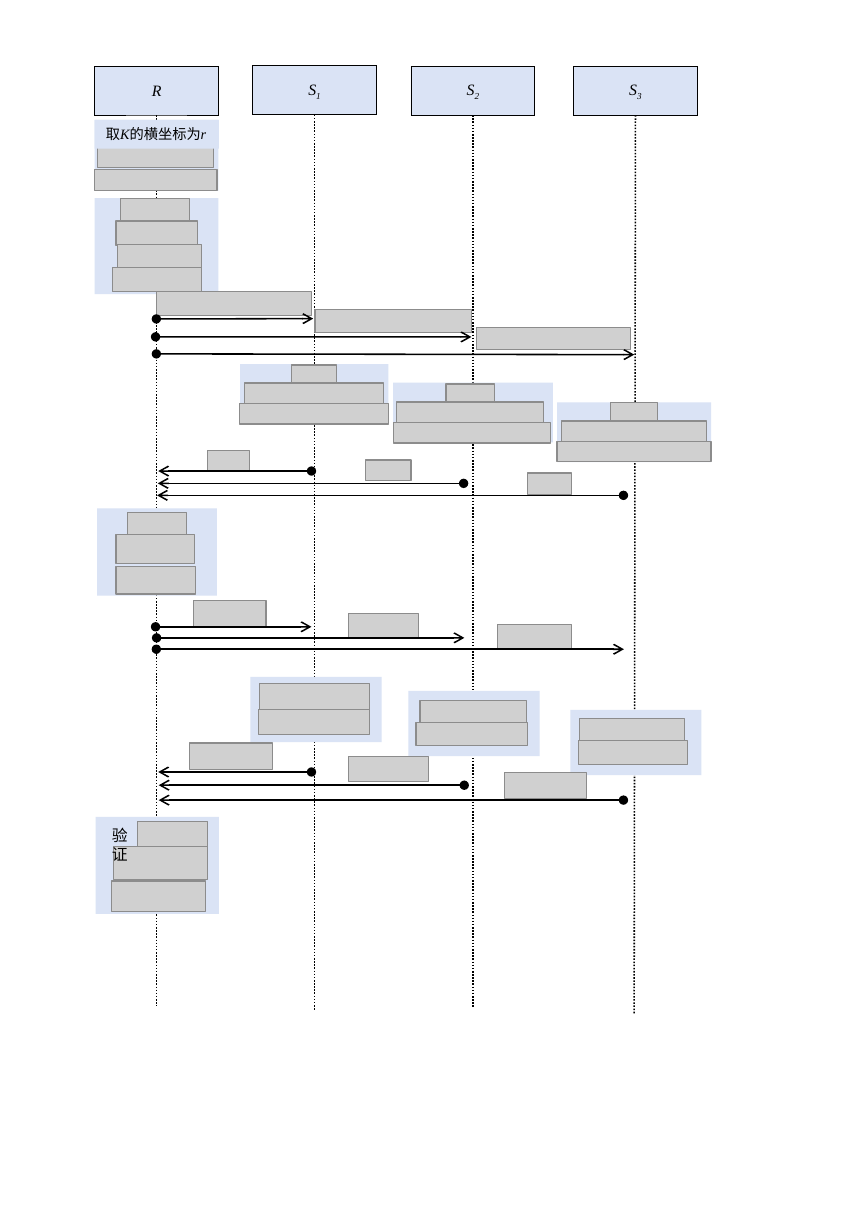
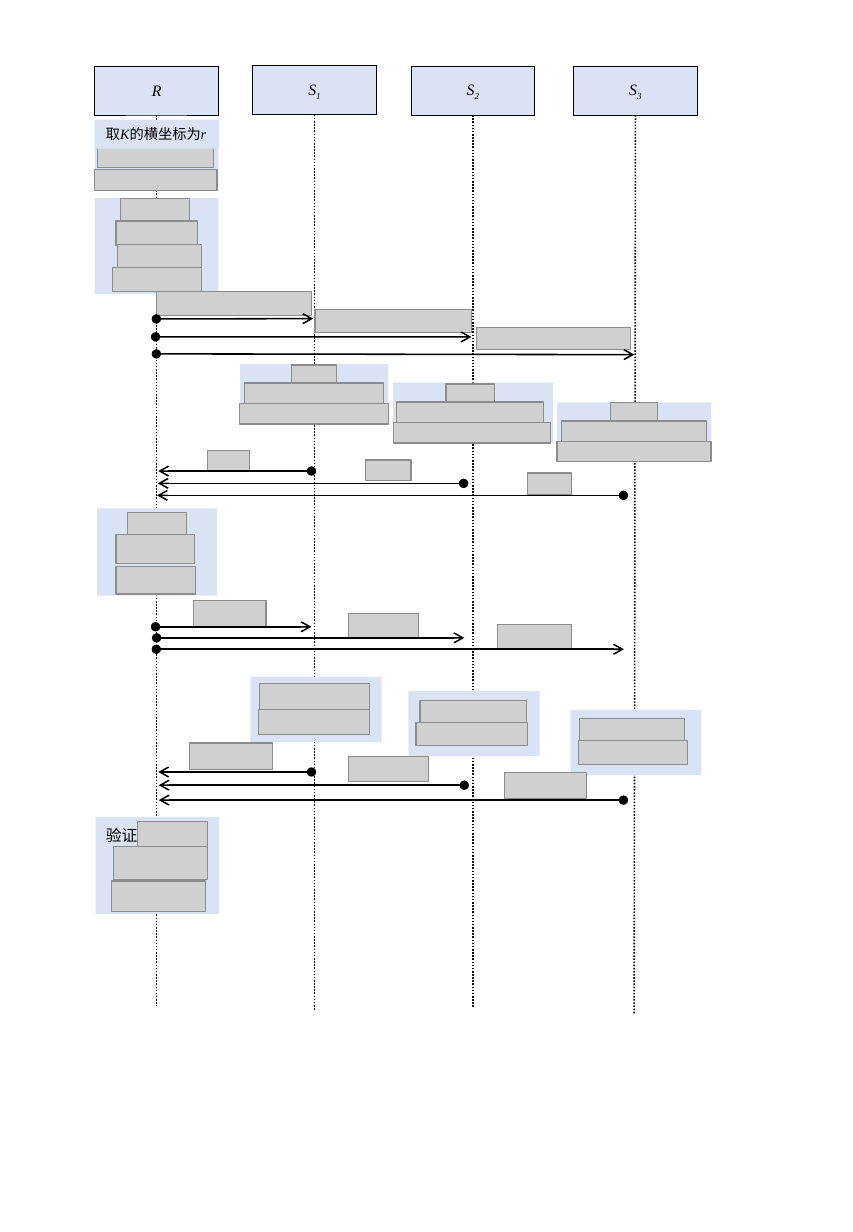
Before and after one commit to Suguanning/blind-tss-lib, a slide deck: slide 8 of paper/图表(2).pptx (slide 7 before the commit). Drawn at 853x1232 pixels with LibreOffice and Linux fonts; fonts in the diff are those of the drawing; grey boxes stand for pictures. Boxes give left, top, right and bottom in pixels: in the first picture for what was removed or moved away, otherwise in the second. Text is boxed around its words. In the diff, an @@ line names an element or a change of style, - is before the commit and + after.

```diff
--- a/paper/图表(2).pptx
+++ b/paper/图表(2).pptx
@@ text "验证" rewrapped from (112,827,128,865) to (106,825,138,846) @@
```
Also in this commit, not shown: 1 other slide changed, 1 slide added, 16 other files.
